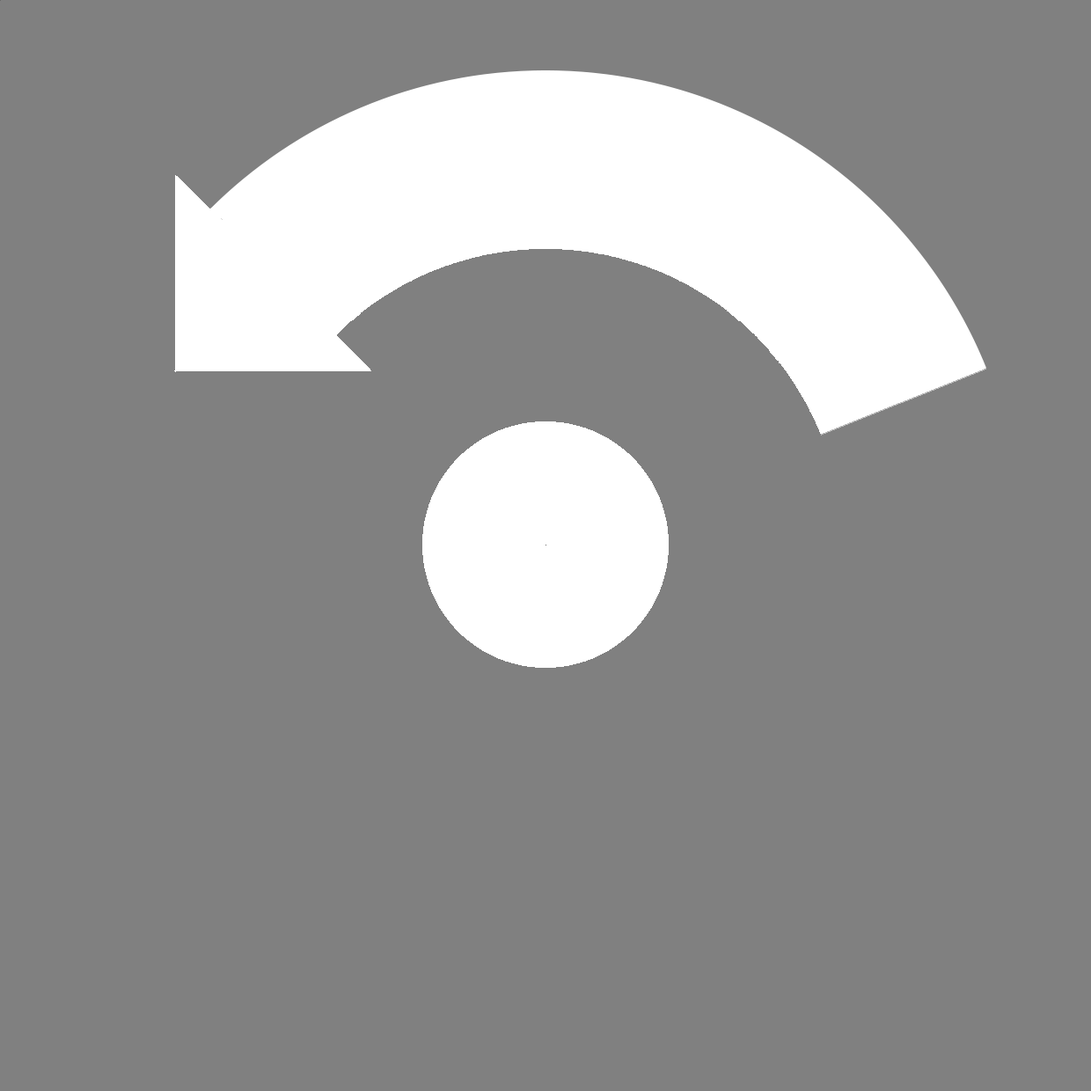
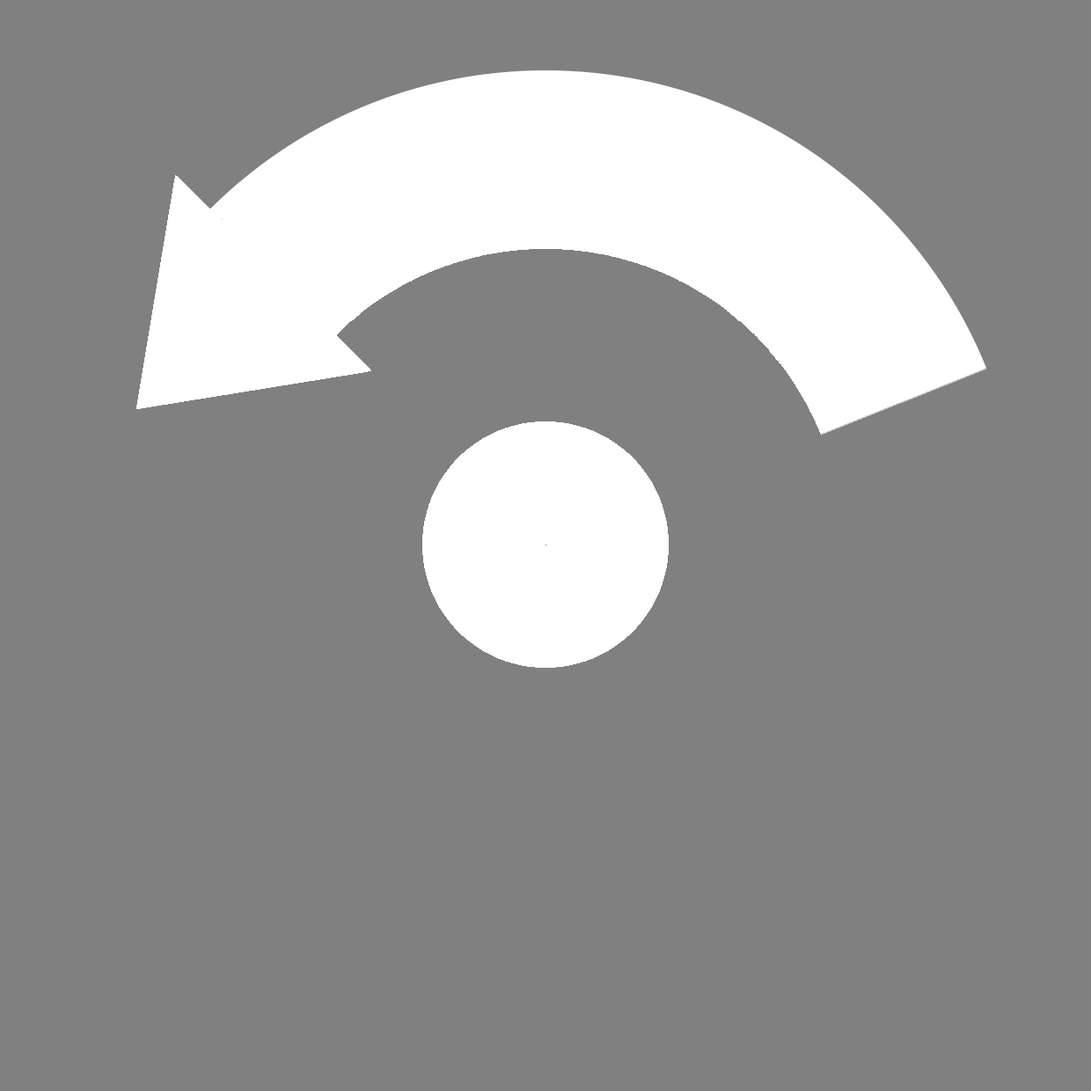
Layer changes from the first 1091×1091 image to the second:
painted on "Layer 1 Frame" (1st of 2) over bbox(136, 178, 368, 410)
